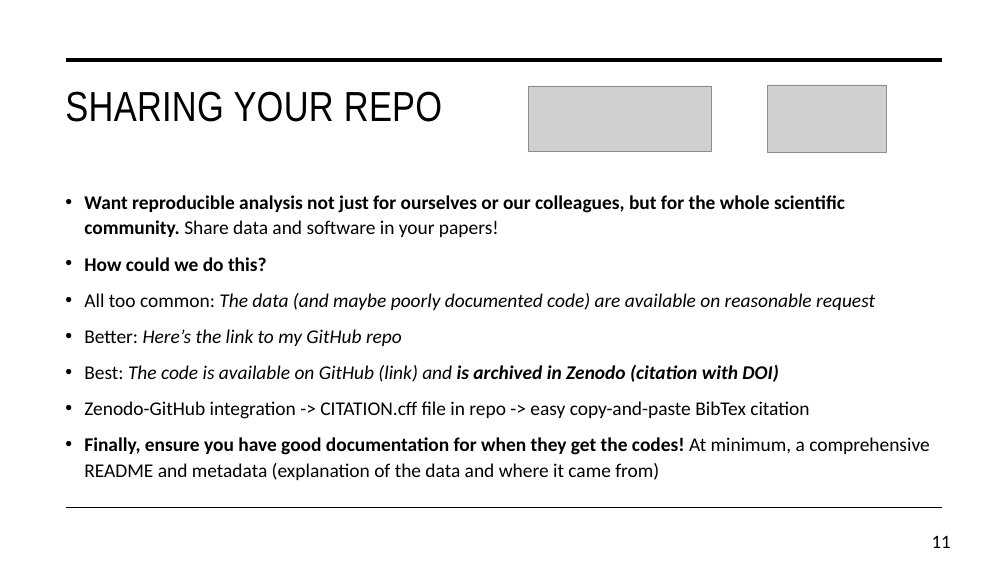
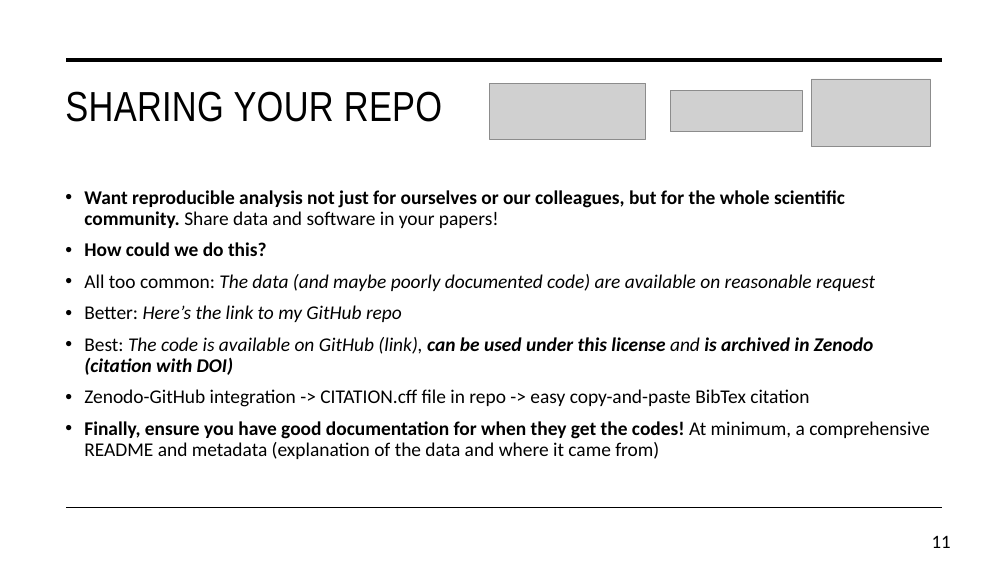
Before and after one commit to daniel-wrench/snap-research-template, a slide deck: slide 11 of doc/workshop_slides.pptx. Drawn at 1008x567 pixels with LibreOffice and Linux fonts; fonts in the diff are those of the drawing; grey boxes stand for pictures. Boxes give left, top, right and bottom in pixels: in the first picture for what was removed or moved away, otherwise in the second. Text is boxed around its words. In the diff, an @@ line names an element or a change of style, - is before the commit and + after.

```diff
--- a/doc/workshop_slides.pptx
+++ b/doc/workshop_slides.pptx
@@ picture resized from (x1=529, y1=86, x2=712, y2=151) to (x1=489, y1=83, x2=646, y2=139) @@
@@ picture moved from (x1=768, y1=85, x2=886, y2=152) to (x1=812, y1=79, x2=931, y2=146) @@
@@ picture added at (x1=671, y1=91, x2=802, y2=132) @@
@@ text at (x1=84, y1=190, x2=929, y2=459): line spacing 1.1 to 0.9 @@
@@ text at (x1=84, y1=337, x2=874, y2=375): text changed; bold on @@
-• Best: The code is available on GitHub (link) and is archived in Zenodo (citation with DOI)
+• Best: The code is available on GitHub (link), can be used under this license and is archived in Zenodo (citation with DOI)
```
Also in this commit, not shown: 5 other slides changed, 1 other file.
